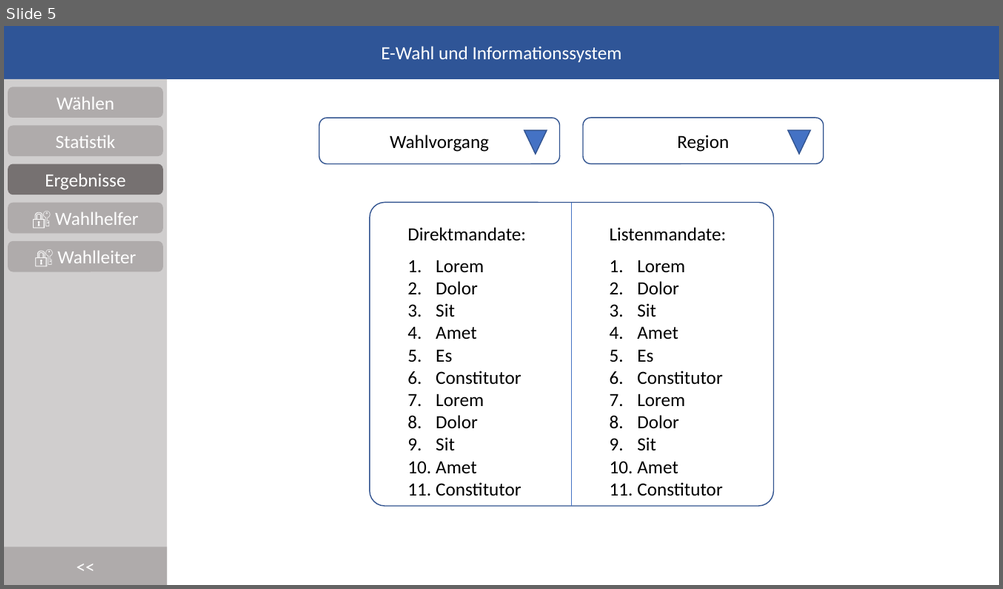
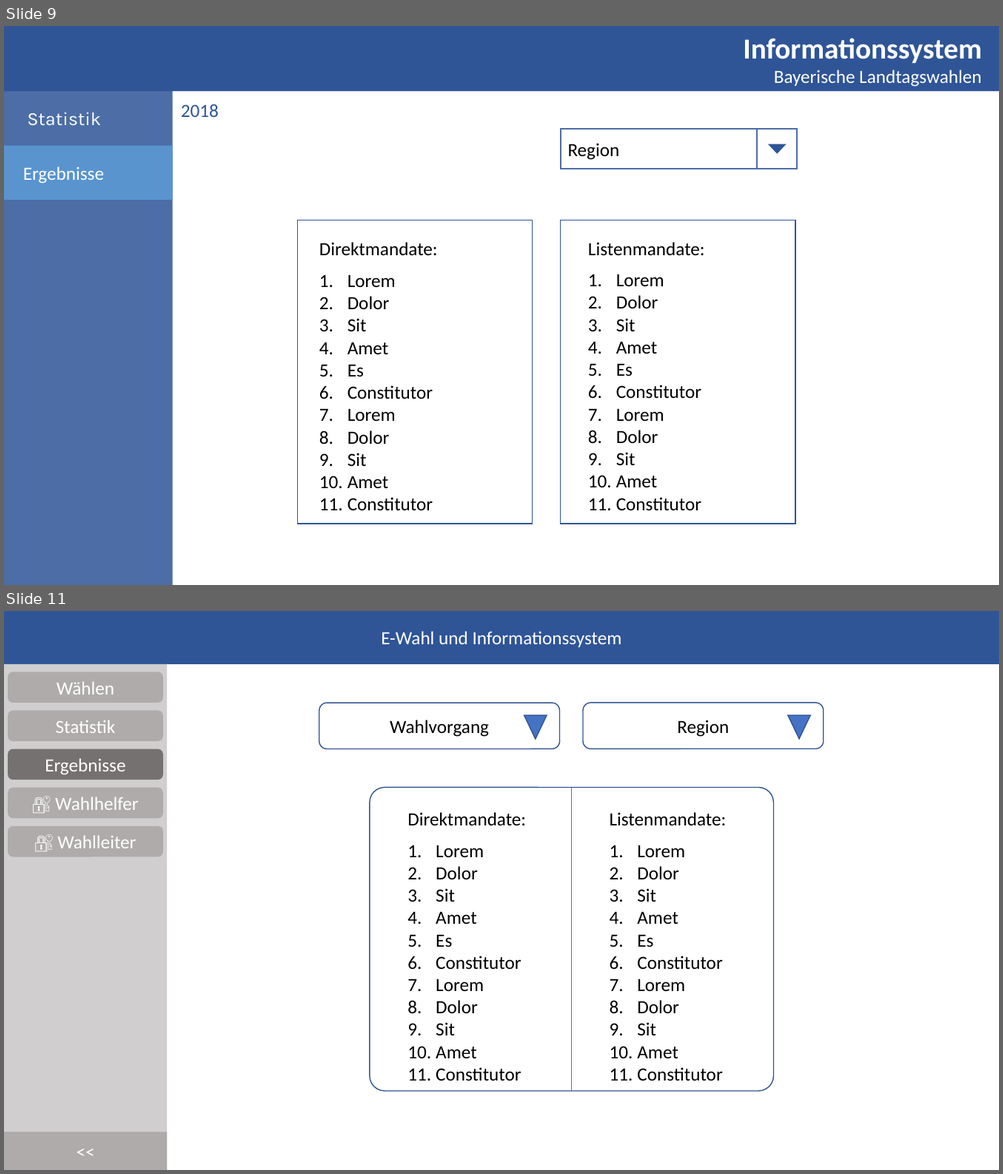
Before and after one commit to DominikHorn/wise2019-dbsystems-project, a slide deck: specification/Mock.pptx. Shown one above the other, each under a label of ours: slide 5 before the commit, slides 9 and 11 after it; the slides between them are not shown. The pictures are 1003x589 and 1003x1174 pixels, drawn with LibreOffice and Linux fonts; fonts in the diff are those of the drawing. Boxes give left, top, right and bottom in pixels: in the first picture for what was removed or moved away, otherwise in the second. Text is boxed around its words. In the diff, an @@ line names an element or a change of style, - is before the commit and + after.

```diff
--- a/specification/Mock.pptx
+++ b/specification/Mock.pptx
@@ slide 9 added at box(4, 26, 999, 585), background #FFFFFF @@
@@ rectangle added at box(4, 26, 173, 585), fill #2F5597 at 86% opacity @@
@@ rectangle added at box(4, 26, 999, 92), fill #2F5597 @@
@@ text added at box(743, 38, 982, 87), 18 pt, text #FFFFFF @@
+Informationssystem
+Bayerische Landtagswahlen
@@ rectangle added at box(4, 92, 172, 146), fill #4C6DA6, 18 pt, text #FFFFFF @@
+Statistik
@@ text added at box(181, 104, 219, 117), 18 pt, text #2F5597 @@
+2018
@@ rectangle added at box(560, 129, 796, 169), fill #FFFFFF, outline #4C6DA6 1.5 pt, 18 pt, text #000000 @@
+Region
@@ rectangle added at box(757, 129, 797, 169), fill #FFFFFF, outline #4C6DA6 1.5 pt @@
@@ rectangle added at box(4, 145, 173, 200), fill #5994CE, 18 pt, text #FFFFFF @@
+Ergebnisse
@@ triangle added at box(768, 144, 787, 153), fill #2F5597 @@
@@ rectangle added at box(297, 220, 532, 524), fill #FFFFFF, outline #2F5597 1 pt @@
@@ rectangle added at box(560, 220, 796, 524), fill #FFFFFF, outline #2F5597 1 pt @@
@@ text added at box(319, 242, 438, 255), 18 pt, text #000000 @@
+Direktmandate:
@@ text added at box(588, 242, 705, 255), 18 pt, text #000000 @@
+Listenmandate:
@@ text added at box(347, 275, 432, 511), 18 pt, text #000000 @@
+1. Lorem
+2. Dolor
+3. Sit
+4. Amet
+5. Es
+6. Constitutor
+7. Lorem
+8. Dolor
+9. Sit
+10. Amet
+11. Constitutor
@@ text added at box(616, 274, 701, 511), 18 pt, text #000000 @@
+1. Lorem
+2. Dolor
+3. Sit
+4. Amet
+5. Es
+6. Constitutor
+7. Lorem
+8. Dolor
+9. Sit
+10. Amet
+11. Constitutor
@@ what was slide 5 is now slide 11 @@
```
Also in this commit, not shown: 5 other slides added.
